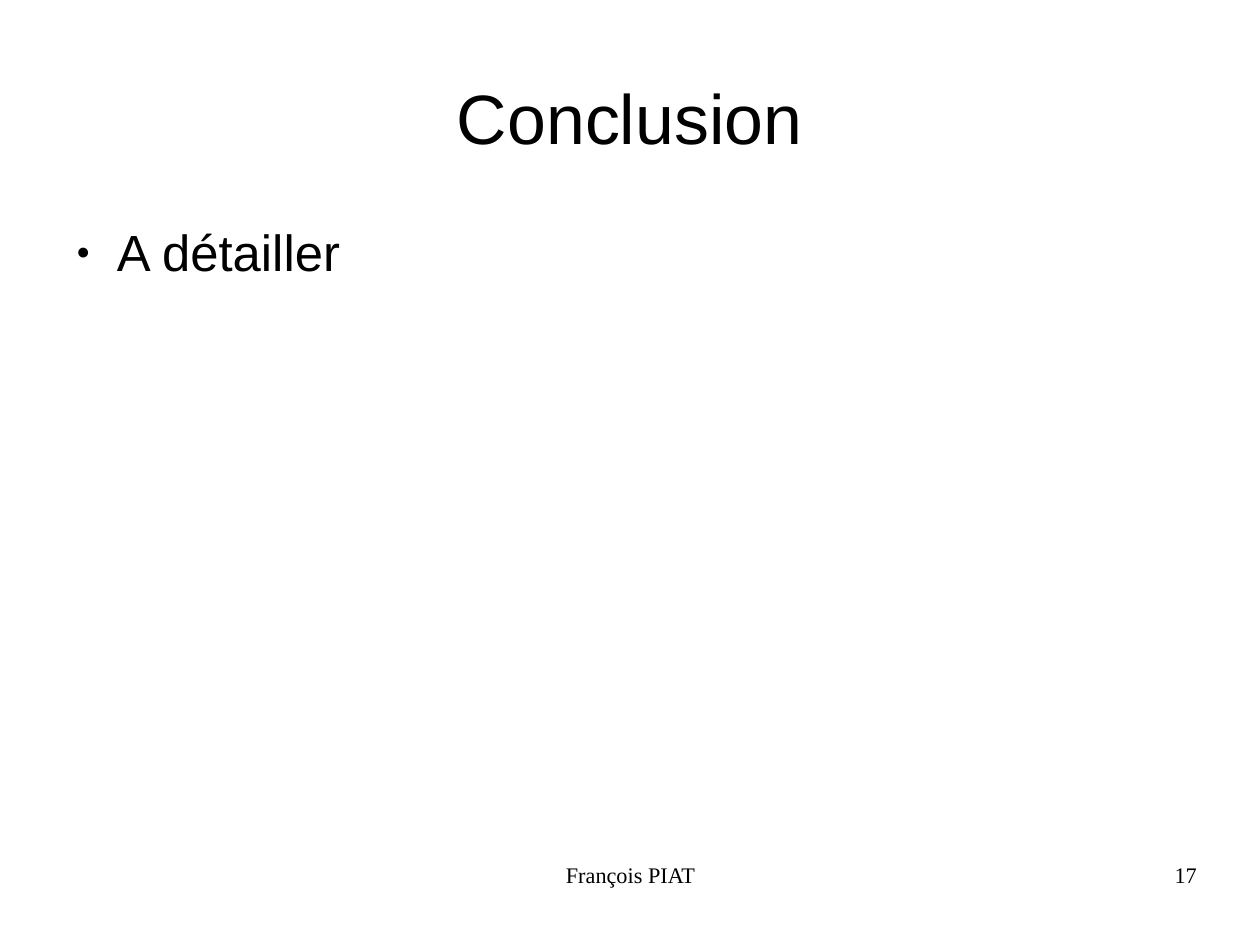
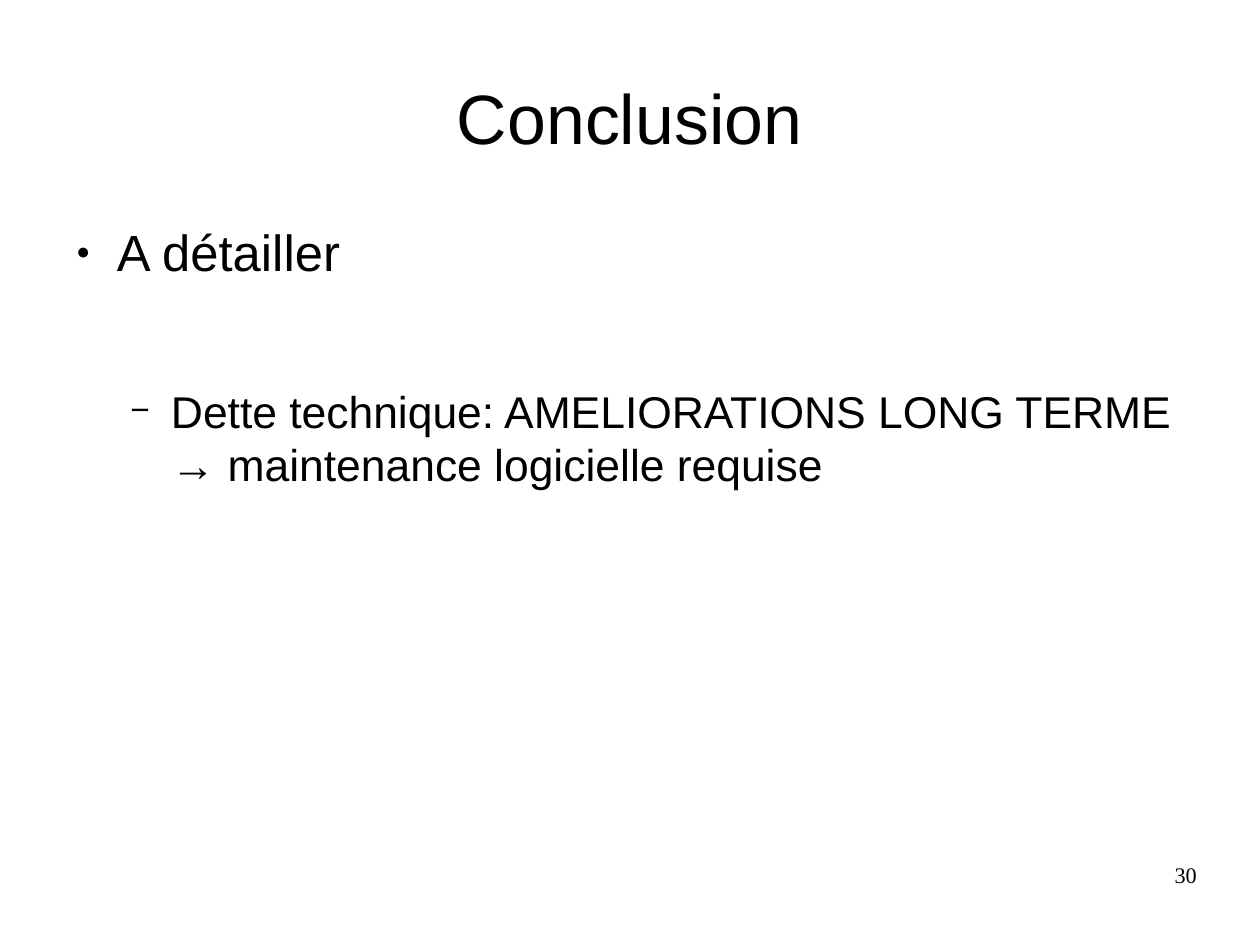
Before and after one commit to piatf/Report-2016-interniship-BioMedIA, a slide deck: slide 30 of presentation.odp (slide 17 before the commit). Drawn at 1260x945 pixels with LibreOffice and Linux fonts; fonts in the diff are those of the drawing. Boxes give left, top, right and bottom in pixels: in the first picture for what was removed or moved away, otherwise in the second. Text is boxed around its words. In the diff, an @@ line names an element or a change of style, - is before the commit and + after.

```diff
--- a/presentation.odp
+++ b/presentation.odp
@@ text at [171, 395, 1170, 490]: paragraph added @@
+  − Dette technique: AMELIORATIONS LONG TERME → maintenance logicielle requise
@@ text removed at [566, 868, 695, 888] @@
-François PIAT
@@ page number at [1175, 868, 1197, 884]: text changed @@
-17
+30
```
Also in this commit, not shown: 9 other slides changed, 21 slides added, 8 slides removed.
